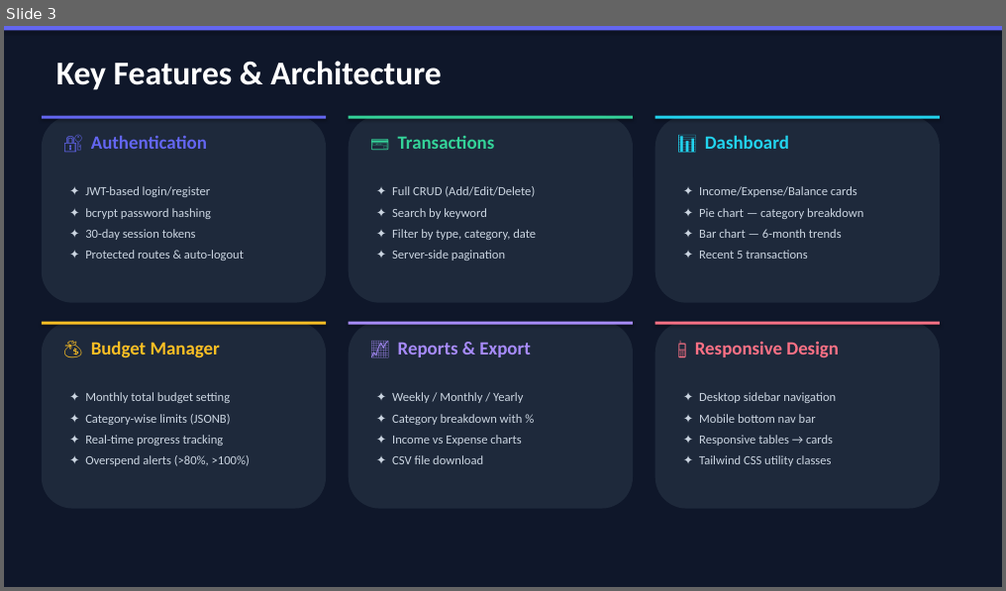
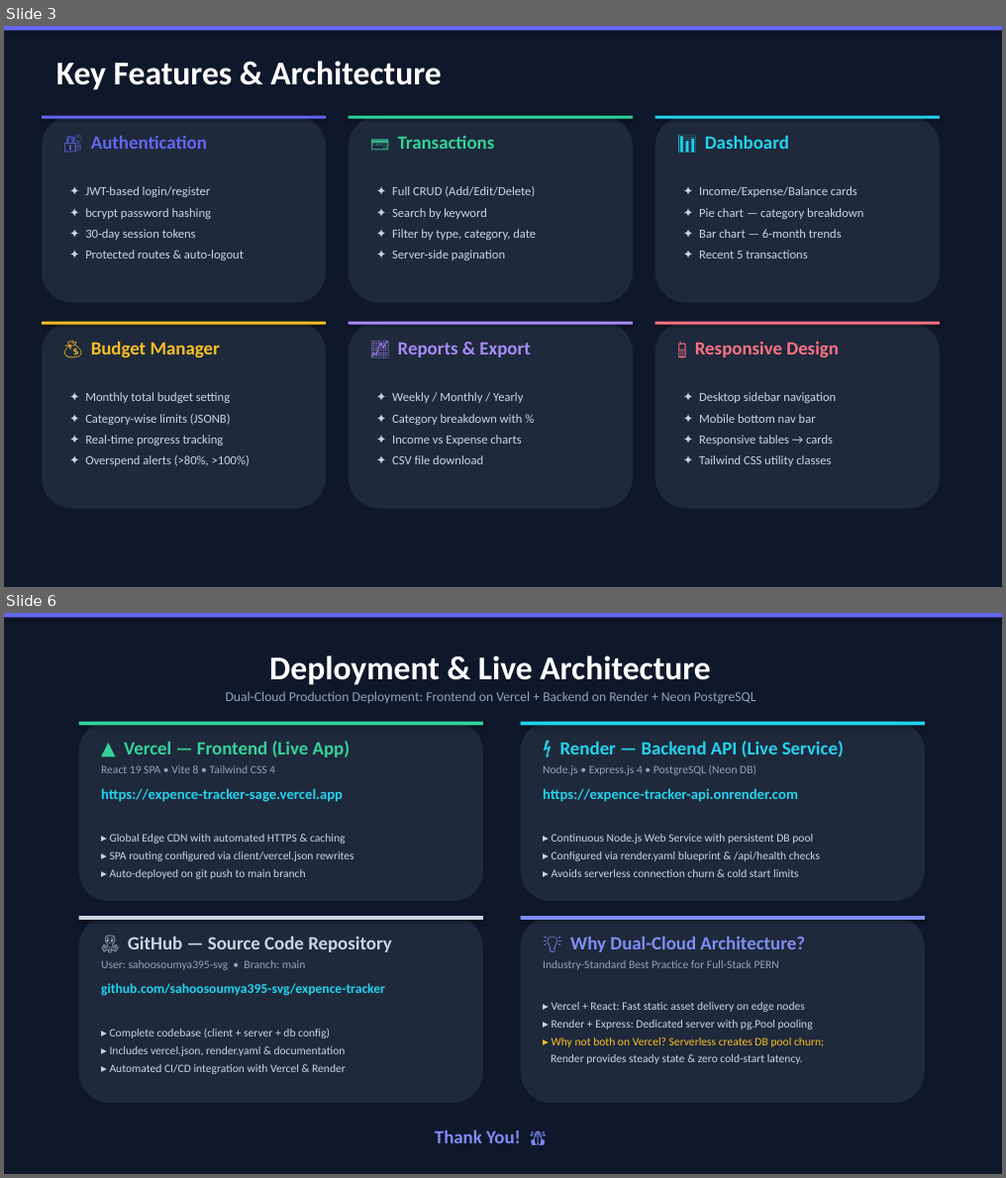
Before and after one commit to sahoosoumya395-svg/expence-tracker, a slide deck: Smart_Expense_Tracker_Presentation.pptx. Shown one above the other, each under a label of ours: slide 3 before the commit, slides 3 and 6 after it; the slides between them are not shown. The pictures are 1006x591 and 1006x1178 pixels, drawn with LibreOffice and Linux fonts; fonts in the diff are those of the drawing. Boxes give left, top, right and bottom in pixels: in the first picture for what was removed or moved away, otherwise in the second. Text is boxed around its words. In the diff, an @@ line names an element or a change of style, - is before the commit and + after.

Commit message:
Configure Vercel & Render dual-cloud deployment, update project report and presentation

```diff
--- a/Smart_Expense_Tracker_Presentation.pptx
+++ b/Smart_Expense_Tracker_Presentation.pptx
@@ slide 6 added at (4,613,1002,1174), background #0F172A @@
@@ rectangle added at (4,613,1002,618), fill #6366F1 @@
@@ text added at (269,656,711,685), 32 pt, text #FFFFFF, bold @@
+Deployment & Live Architecture
@@ text added at (226,691,756,704), 13 pt, text #94A3B8 @@
+Dual-Cloud Production Deployment: Frontend on Vercel + Backend on Render + Neon PostgreSQL
@@ rounded rectangle added at (79,722,483,901), fill #1E293B @@
@@ rectangle added at (79,722,483,725), fill #34D399 @@
@@ rounded rectangle added at (521,722,925,901), fill #1E293B @@
@@ rectangle added at (521,722,925,725), fill #22D3EE @@
@@ text added at (124,741,350,758), 18 pt, text #34D399, bold @@
+▲ Vercel — Frontend (Live App)
@@ text added at (560,741,844,758), 18 pt, text #22D3EE, bold @@
+⚡ Render — Backend API (Live Service)
@@ text added at (101,765,275,773), 11 pt, text #94A3B8 @@
+React 19 SPA • Vite 8 • Tailwind CSS 4
@@ text added at (101,788,343,802), 14 pt, text #22D3EE, bold @@
+https://expence-tracker-sage.vercel.app
@@ text added at (543,765,756,775), 11 pt, text #94A3B8 @@
+Node.js • Express.js 4 • PostgreSQL (Neon DB)
@@ text added at (543,788,798,802), 14 pt, text #22D3EE, bold @@
+https://expence-tracker-api.onrender.com
@@ text added at (110,834,354,879), 11 pt, text #CBD5E1 @@
+▸ Global Edge CDN with automated HTTPS & caching
+▸ SPA routing configured via client/vercel.json rewrites
+▸ Auto-deployed on git push to main branch
@@ text added at (551,834,820,877), 11 pt, text #CBD5E1 @@
+▸ Continuous Node.js Web Service with persistent DB pool
+▸ Configured via render.yaml blueprint & /api/health checks
+▸ Avoids serverless connection churn & cold start limits
@@ rounded rectangle added at (79,916,483,1103), fill #1E293B @@
@@ rectangle added at (79,916,483,920), fill #CBD5E1 @@
@@ text added at (128,936,392,953), 18 pt, text #CBD5E1, bold @@
+🐙 GitHub — Source Code Repository
@@ rounded rectangle added at (521,916,925,1103), fill #1E293B @@
@@ rectangle added at (521,916,925,920), fill #818CF8 @@
@@ text added at (570,936,805,953), 18 pt, text #818CF8, bold @@
+💡 Why Dual-Cloud Architecture?
@@ text added at (101,960,306,970), 11 pt, text #94A3B8 @@
+User: sahoosoumya395-svg • Branch: main
@@ text added at (543,960,779,970), 11 pt, text #94A3B8 @@
+Industry-Standard Best Practice for Full-Stack PERN
@@ text added at (101,983,385,996), 13 pt, text #22D3EE, bold @@
+github.com/sahoosoumya395-svg/expence-tracker
@@ text added at (550,1002,824,1064), 11 pt, text #CBD5E1 @@
+▸ Vercel + React: Fast static asset delivery on edge nodes
+▸ Render + Express: Dedicated server with pg.Pool pooling
+▸ Why not both on Vercel? Serverless creates DB pool churn;
+Render provides steady state & zero cold-start latency.
@@ text added at (110,1029,346,1074), 11 pt, text #CBD5E1 @@
+▸ Complete codebase (client + server + db config)
+▸ Includes vercel.json, render.yaml & documentation
+▸ Automated CI/CD integration with Vercel & Render
@@ text added at (435,1130,521,1144), 18 pt, text #818CF8, bold @@
+Thank You! 🙏
```
Also in this commit, not shown: 1 slide removed, 4 other files.
